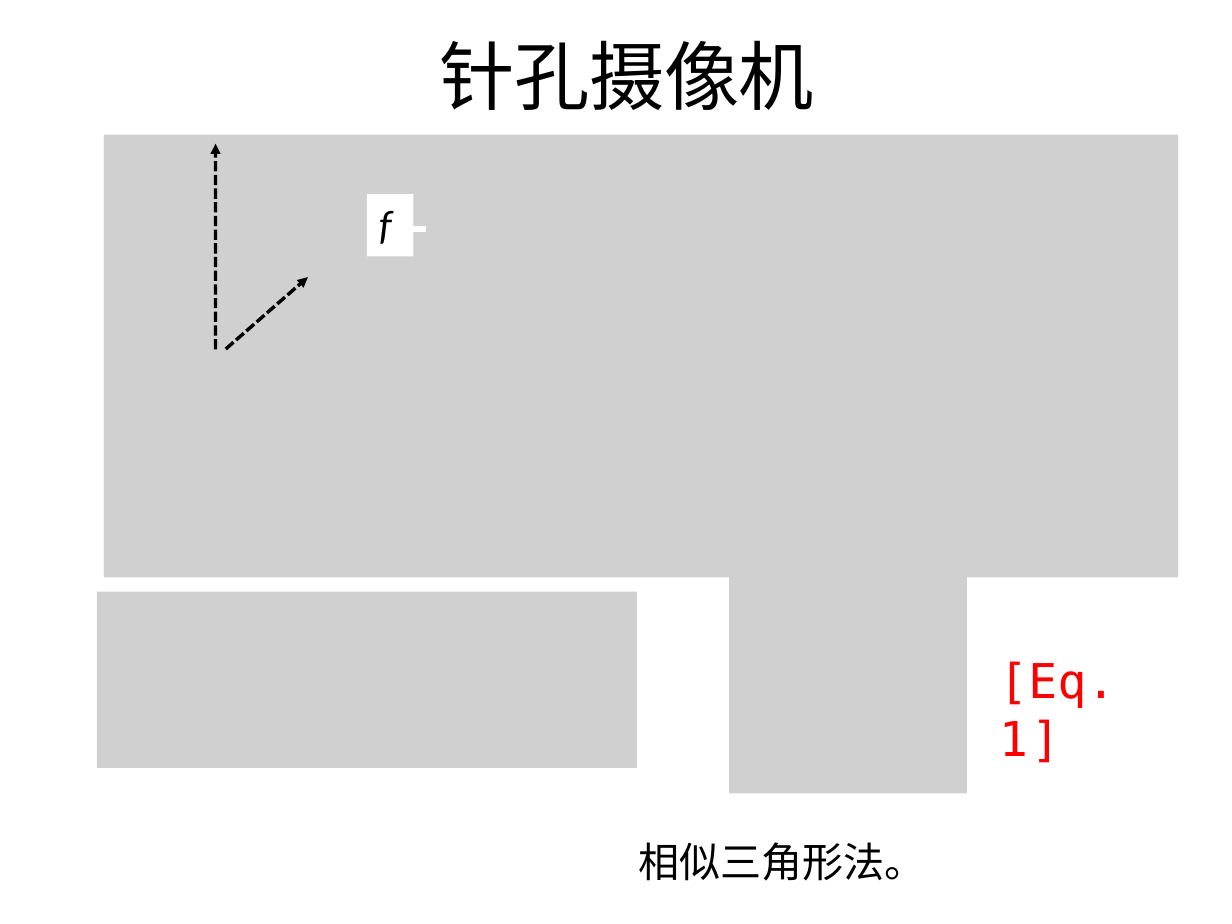
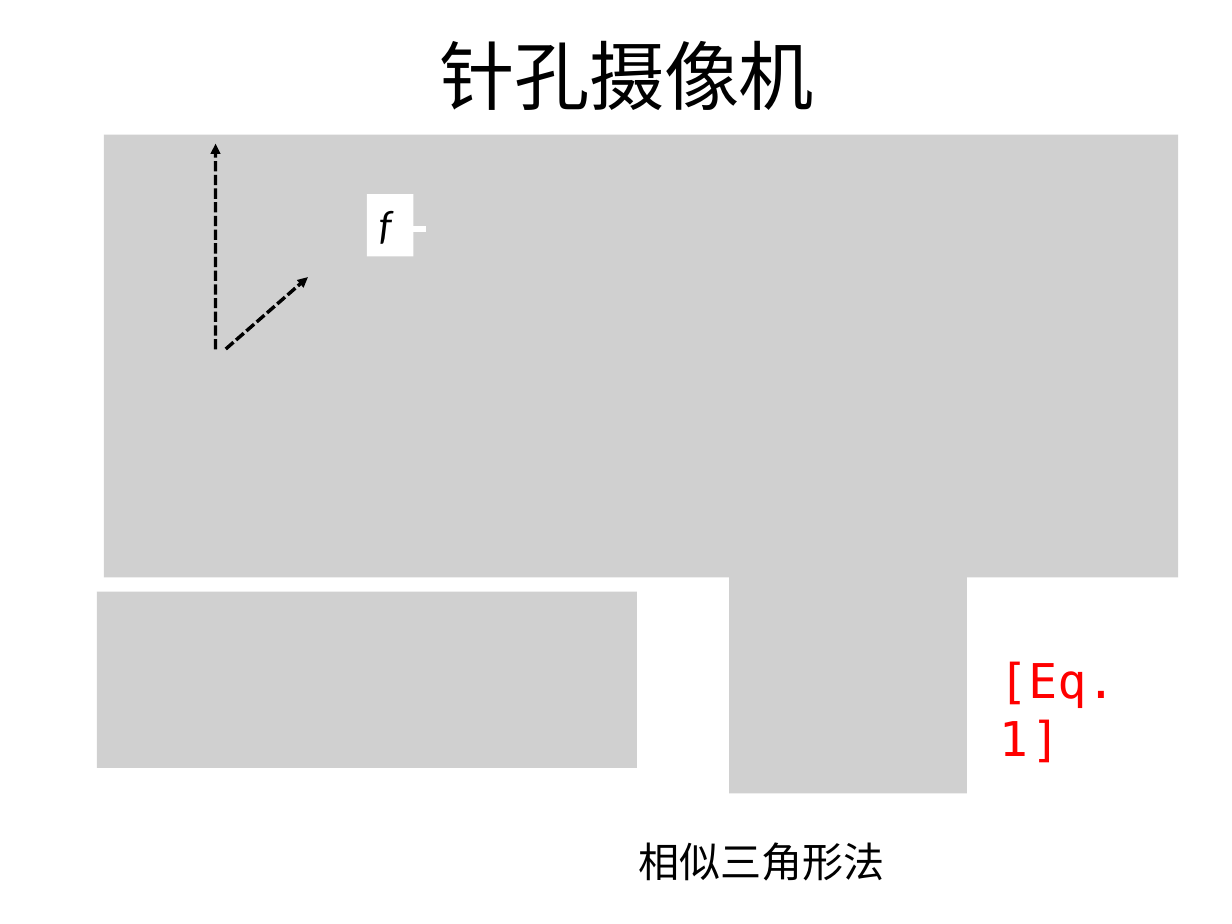
Before and after one commit to evenhax/translation_and_refining_for_cs231a, a slide deck: slide 6 of PPT231a_trans_and_refine/中文矫正版/lecture 2 _Camera Models .pptx. Drawn at 1232x924 pixels with LibreOffice and Linux fonts; fonts in the diff are those of the drawing; grey boxes stand for pictures. Boxes give left, top, right and bottom in pixels: in the first picture for what was removed or moved away, otherwise in the second. Text is boxed around its words. In the diff, an @@ line names an element or a change of style, - is before the commit and + after.

```diff
--- a/PPT231a_trans_and_refine/中文矫正版/lecture 2 _Camera Models .pptx
+++ b/PPT231a_trans_and_refine/中文矫正版/lecture 2 _Camera Models .pptx
@@ text at box(639, 842, 885, 881): text changed @@
-相似三角形法。
+相似三角形法
```
Also in this commit, not shown: 6 other slides changed, 4 other files.
